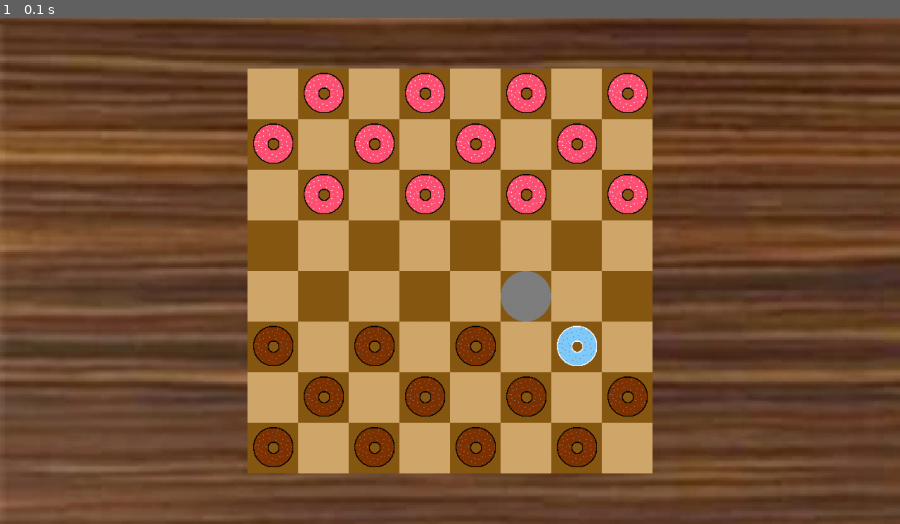
Above: before the commit, frame 1.
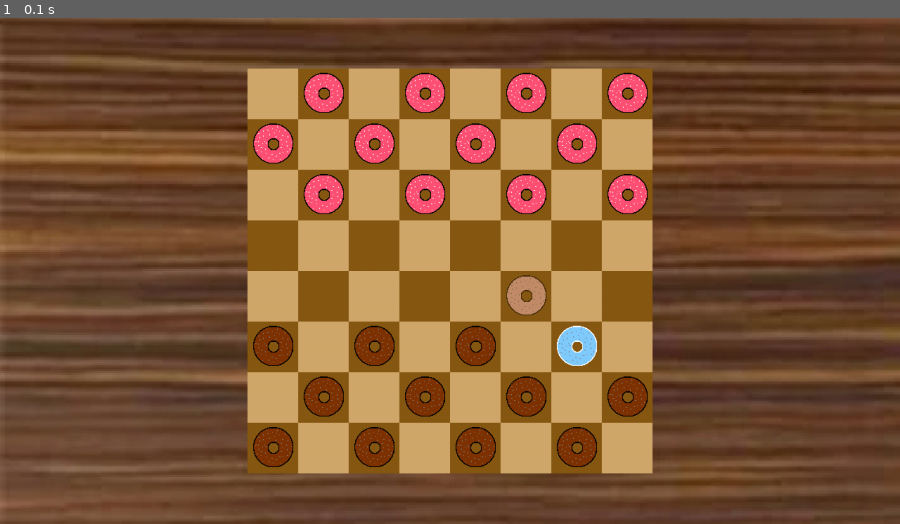
Above: after the commit, the same moment.

Repository: SeriousGuy888/pygame-checkers
Game: pygame game, started from __main__.py
Same seed, same stepped clock (60 frames per second), same inputs: the game is played once before the commit and once after it.
Inputs:
- Up to frame 1 (0.1 s): no input

The runs differ from the first frame. In frame 1, 0.4% of the frame differs, in the area x 55-62%, y 50-61%.

Commit message:
Now using ghost_piece.png for ghost pieces
replacing the not even transluscent grey circle

Diff:
--- a/checkers_classes/ghost_piece.py
+++ b/checkers_classes/ghost_piece.py
@@ -11,13 +11,13 @@
 
 
     def render(self):
-        ghost_piece = (127, 127, 127)
-        main.pygame.draw.circle(
-            main.screen,
-            ghost_piece,
-            (
-                int(main.SCREEN_WIDTH - (main.square_size * self.x) - ((main.SCREEN_WIDTH - (main.square_size * 8)) / 2) + (main.square_size / 2)),
-                int((self.y * main.square_size) + (main.square_size / 2))
+        main.screen.blit(
+            main.pygame.transform.scale( # resize to fit squares
+                main.pygame.image.load("assets/ghost_piece.png"), # the images
+                (main.square_size, main.square_size) # image dimensions
             ),
-            int(main.square_size / 2)
+            ( # pixel location
+                main.math.floor(main.SCREEN_WIDTH - (main.square_size * self.x) - ((main.SCREEN_WIDTH - (main.square_size * 8)) / 2)),
+                self.y * main.square_size
+            )
         )
Binary file added: assets/ghost_piece.png
